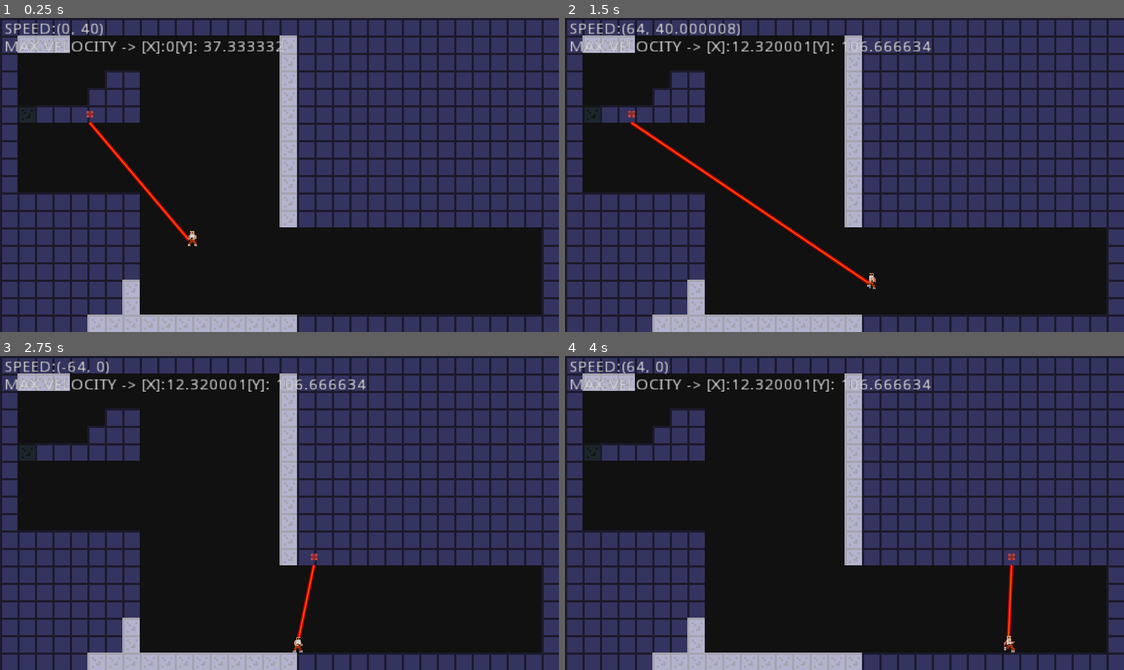
Above: before the commit, frames 1-4 (two rows, left to right).
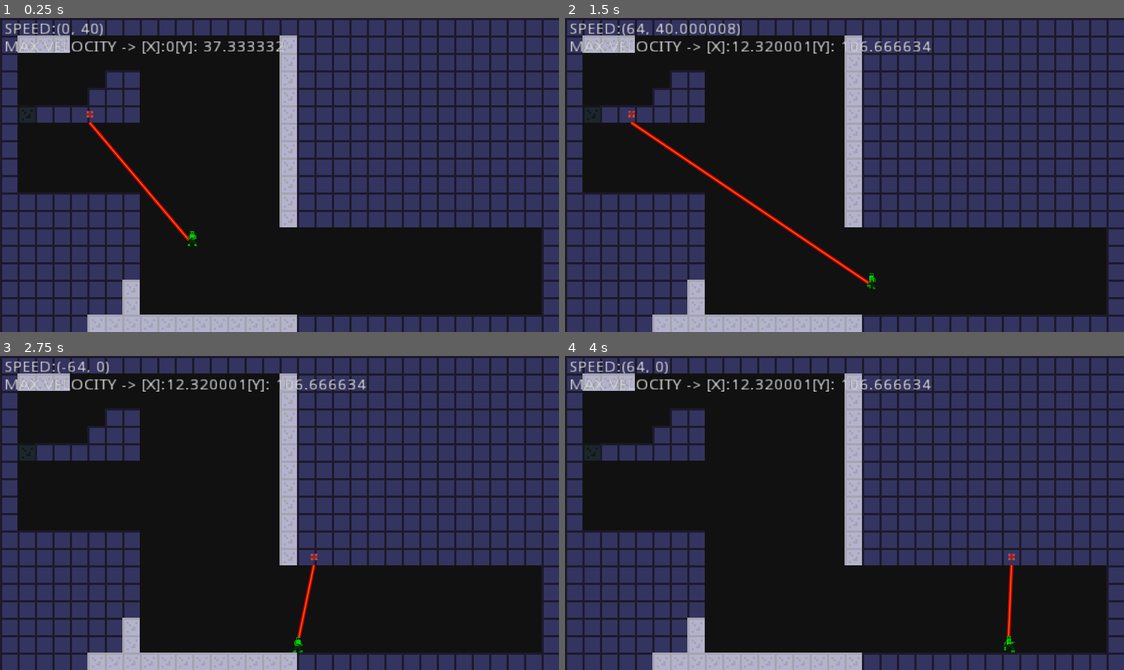
Above: after the commit, the same moments.

Repository: badsadcode/Portal_like_2D
Game: Godot game, scene res://World.tscn
Same seed, same stepped clock (60 frames per second), same inputs: the game is played once before the commit and once after it.
Inputs (mouse positions are in pixels of both pictures, inside the frame that each line leads up to):
- Up to frame 1 (0.25 s): no input
- Up to frame 2 (1.5 s): move the mouse to (967, 159) at 0.52 s; hold D (right) from 0.53 s (still down); click (967, 159) at 0.6 s; tap Space (jump) at 0.77 s; move the mouse to (732, 190) at 1.27 s; tap Middle mouse button (m_mouse) at 1.35 s
- Up to frame 3 (2.75 s): tap Space (jump) at 1.52 s; move the mouse to (335, 443) at 2.02 s; release D (right) at 2.03 s; hold A (left) from 2.03 s (still down); right-click (335, 443) at 2.1 s
- Up to frame 4 (4 s): move the mouse to (816, 575) at 2.77 s; release A (left) at 2.78 s; hold D (right) from 2.78 s (still down); click (816, 575) at 2.85 s; tap Space (jump) at 3.02, 3.77 s; move the mouse to (1012, 560) at 3.52 s; tap Middle mouse button (m_mouse) at 3.6 s

The runs differ from the first frame. In frame 1, less than 0.1% of the frame differs, in the area x 33-36%, y 67-73%; in frame 2, less than 0.1%; in frame 3, less than 0.1%; in frame 4, less than 0.1%, in the area x 78-81%, y 89-95%.

Commit message:
changed player modulate

Diff:
--- a/PlayerHD.tscn
+++ b/PlayerHD.tscn
@@ -63,6 +63,7 @@
 position = Vector2( 0, -1 )
 
 [node name="AnimatedSprite" type="AnimatedSprite" parent="Body"]
+modulate = Color( 0, 1, 0.0156863, 1 )
 position = Vector2( 1, 0 )
 scale = Vector2( 0.5, 0.5 )
 frames = SubResource( 9 )
